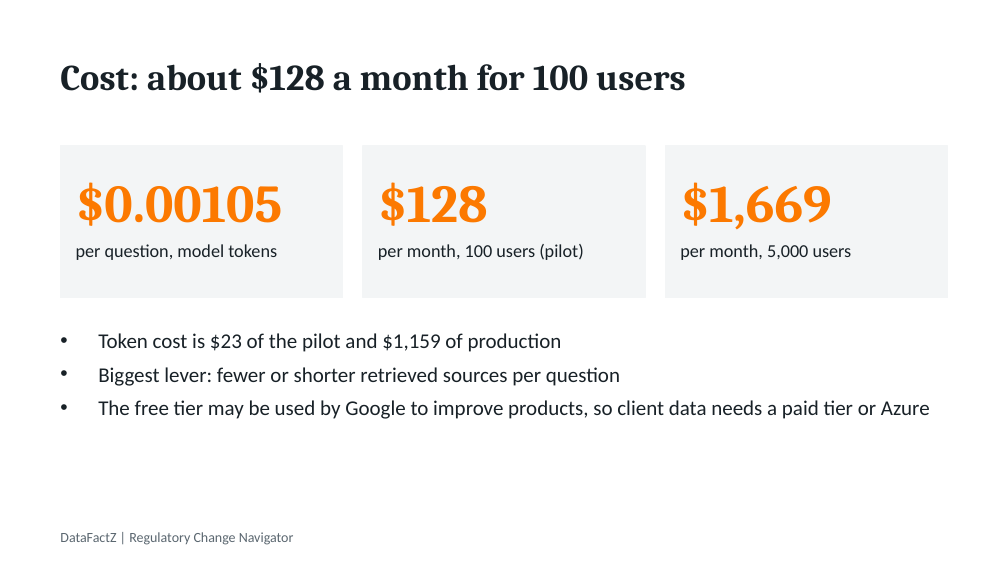
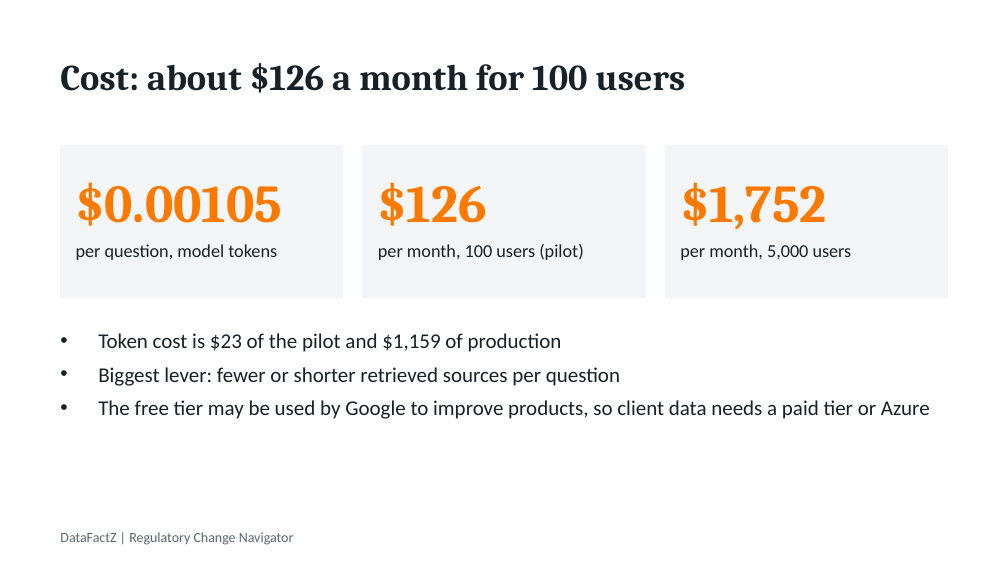
Before and after one commit to NeelimaPopuri/ai-engineer-intern-project, a slide deck: slide 11 of uc1-rag-chatbot/docs/uc1-deck.pptx. Drawn at 1008x567 pixels with LibreOffice and Linux fonts; fonts in the diff are those of the drawing. Boxes give left, top, right and bottom in pixels: in the first picture for what was removed or moved away, otherwise in the second. Text is boxed around its words. In the diff, an @@ line names an element or a change of style, - is before the commit and + after.

Commit message:
Use Azure list prices for the UC1 infrastructure cost estimate

```diff
--- a/uc1-rag-chatbot/docs/uc1-deck.pptx
+++ b/uc1-rag-chatbot/docs/uc1-deck.pptx
@@ text at box(60, 63, 686, 93): text changed @@
-Cost: about $128 a month for 100 users
+Cost: about $126 a month for 100 users
@@ text at box(378, 182, 487, 226): text changed @@
-$128
+$126
@@ text at box(680, 182, 827, 230): text changed @@
-$1,669
+$1,752
```
Also in this commit, not shown: 4 other files.
